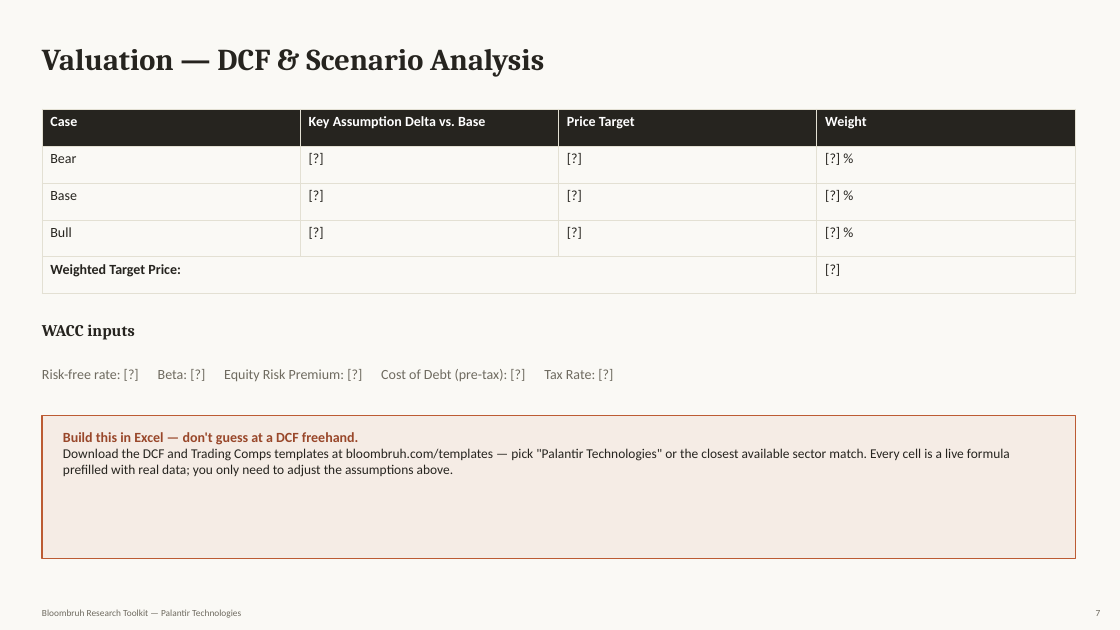
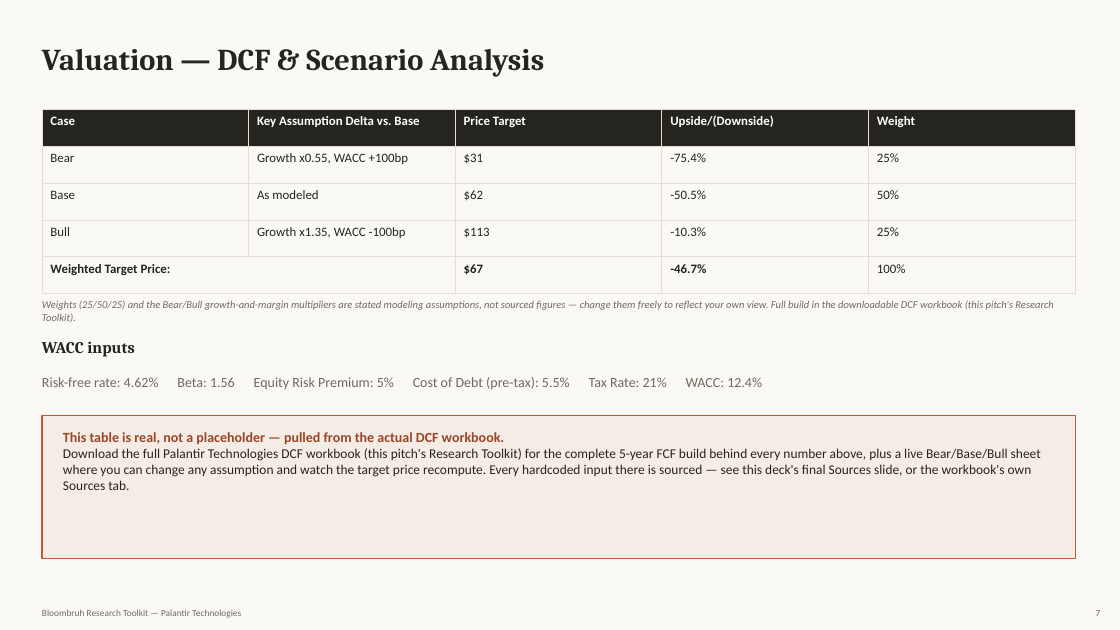
Before and after one commit to hopeful-chicken/Bloombruh, a slide deck: slide 7 of src/data/pitch-templates/palantir.pptx. Drawn at 1120x630 pixels with LibreOffice and Linux fonts; fonts in the diff are those of the drawing. Boxes give left, top, right and bottom in pixels: in the first picture for what was removed or moved away, otherwise in the second. Text is boxed around its words. In the diff, an @@ line names an element or a change of style, - is before the commit and + after.

```diff
--- a/src/data/pitch-templates/palantir.pptx
+++ b/src/data/pitch-templates/palantir.pptx
@@ table at <box>42,109,1075,294</box> @@
-column 2: Key Assumption Delta vs. Base | [?] | [?] | [?] | 
-column 3: Price Target | [?] | [?] | [?] | 
-column 4: Weight | [?] % | [?] % | [?] % | [?]
+column 2: Key Assumption Delta vs. Base | Growth x0.55, WACC +100bp | As modeled | Growth x1.35, WACC -100bp | 
+column 3: Price Target | $31 | $62 | $113 | $67
+column 4: Upside/(Downside) | -75.4% | -50.5% | -10.3% | -46.7%
+column 5: Weight | 25% | 50% | 25% | 100%
@@ text added at <box>42,300,1053,322</box>, 9 pt, text #6F6B60, italic @@
+Weights (25/50/25) and the Bear/Bull growth-and-margin multipliers are stated modeling assumptions, not sourced figures — change them freely to reflect your own view. Full build in the downloadable DCF workbook (this pitch's Research Toolkit).
@@ text "WACC inputs": place and size @@
-text "WACC inputs" at <box>42,324,134,340</box>
+text "WACC inputs" at <box>42,341,134,357</box>
@@ text at <box>42,377,762,389</box>: text changed @@
-Risk-free rate: [?] Beta: [?] Equity Risk Premium: [?] Cost of Debt (pre-tax): [?] Tax Rate: [?]
+Risk-free rate: 4.62% Beta: 1.56 Equity Risk Premium: 5% Cost of Debt (pre-tax): 5.5% Tax Rate: 21% WACC: 12.4%
@@ text at <box>63,432,1041,490</box>: text changed @@
-Build this in Excel — don't guess at a DCF freehand.
-Download the DCF and Trading Comps templates at bloombruh.com/templates — pick "Palantir Technologies" or the closest available sector match. Every cell is a live formula prefilled with real data; you only need to adjust the assumptions above.
+This table is real, not a placeholder — pulled from the actual DCF workbook.
+Download the full Palantir Technologies DCF workbook (this pitch's Research Toolkit) for the complete 5-year FCF build behind every number above, plus a live Bear/Base/Bull sheet where you can change any assumption and watch the target price recompute. Every hardcoded input there is sourced — see this deck's final Sources slide, or the workbook's own Sources tab.
```
Also in this commit, not shown: 1 other slide changed, 1 slide added, 23 other files.
